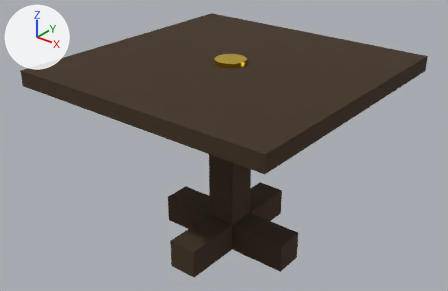
One commit to the glTF model models/Lp_wc_As_table.glb: the scene before it, then after it.
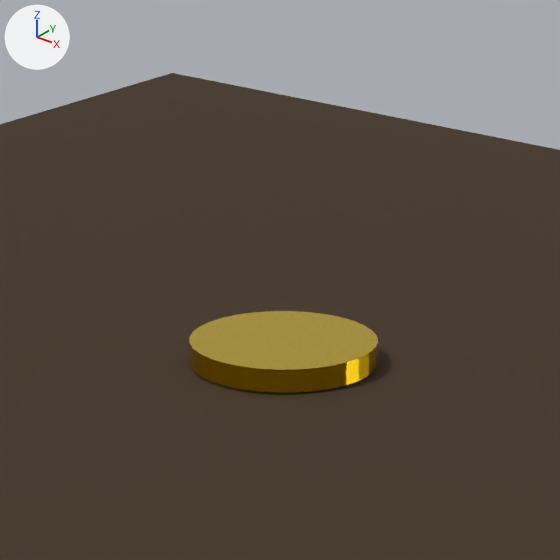
Each version appears first whole from a camera (50 mm lens) standing at (2.28, -2.92, 2.42) and looking at (-0.05, -0.01, 0.62), and next in a close-up on the part from 41% to 62% of the width and 0% to 33% of the height. Lighting does not change. The marker at upper left points along +X, +Y and +Z. Objects named as collision shapes, trigger or cutter boxes, shadow casters or lower levels of detail are left out. Where no turn or scale is listed for an object, it has been applied to the vertices.

Objects in the first close-up: 'Coin', 'table'.
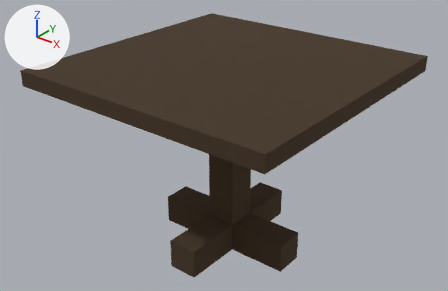
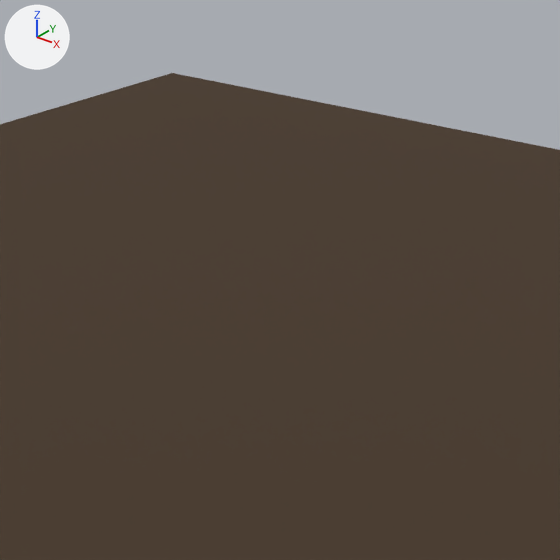
Location of each change, [x1, y1, x2, y2] in pixels of the close-ups (560 x 560 px):
'table', recoloured, surface changed
    both: [186, 308, 394, 398]
'Coin', deleted
    before: [189, 311, 378, 393]

What changed in the scene script:
```text
Change mat_material:
    add mat_material.emission_strength = 1.0
    add mat_material.emission_color = (0.00359, 0.00199, 0.00086)  # black #0c0703
Remove ob_coin:
    ob_coin = bpy.data.objects.new('Coin', me_cylinder)
    ob_coin.location = (0.0, 0.0, 1.215)
```
